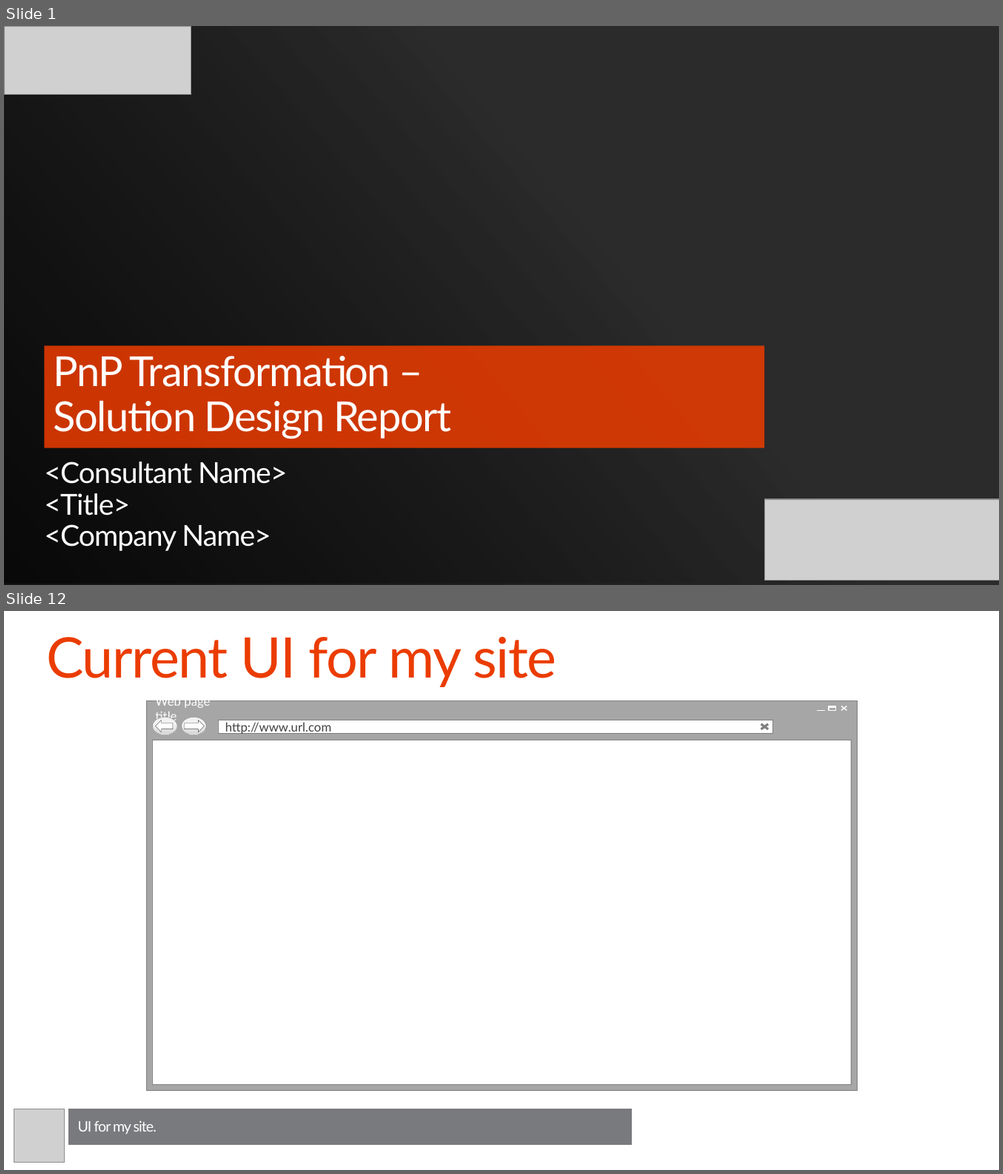
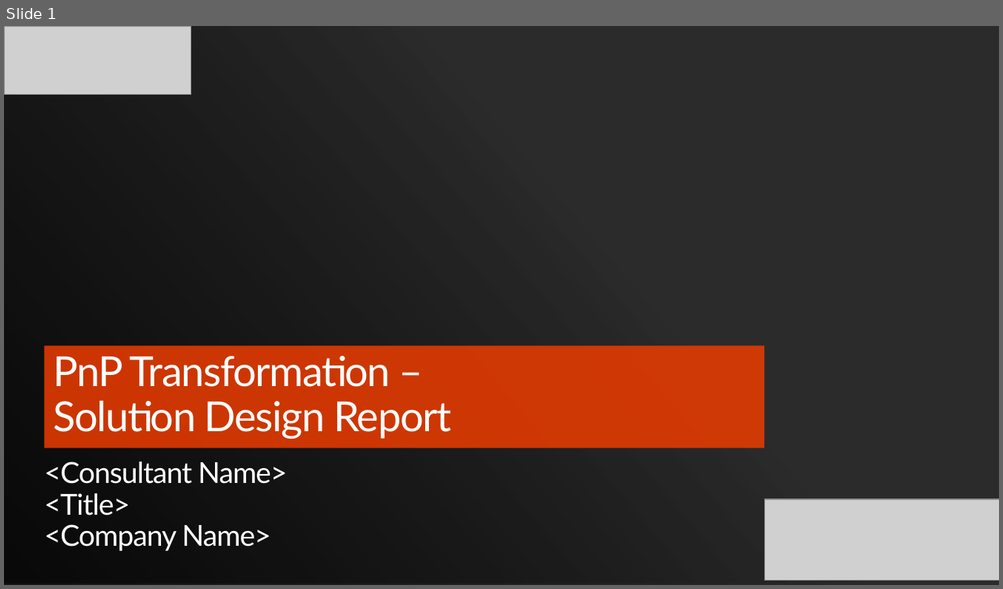
Before and after one commit to SharePoint/PnP-Guidance, a slide deck: PnP Transformation Process/Templates/Solution Design Report Presentation Template.pptx. Shown one above the other, each under a label of ours: slides 1 and 12 before the commit, slide 1 after it; the slides between them are not shown. The pictures are 1003x1174 and 1003x589 pixels, drawn with LibreOffice and Linux fonts; fonts in the diff are those of the drawing; grey boxes stand for pictures; background and template pictures are left out; a plain dark background stands for a picture behind light text. Boxes give left, top, right and bottom in pixels: in the first picture for what was removed or moved away, otherwise in the second. Text is boxed around its words. In the diff, an @@ line names an element or a change of style, - is before the commit and + after.

```diff
--- a/PnP Transformation Process/Templates/Solution Design Report Presentation Template.pptx
+++ b/PnP Transformation Process/Templates/Solution Design Report Presentation Template.pptx
@@ slide 12 removed at bbox=[4, 611, 999, 1170], background #FFFFFF @@
@@ title removed at bbox=[46, 637, 557, 687] @@
-Current UI for my site
@@ group removed at bbox=[146, 701, 856, 1091]: 6 rectangles, 4 lines, 2 ellipses, 1 text, 1 left arrow, 1 right arrow @@
-Web page title
-http://www.url.com
@@ picture removed at bbox=[14, 1110, 65, 1162] @@
@@ rectangle removed at bbox=[69, 1110, 632, 1145] @@
-UI for my site.
```
Also in this commit, not shown: 4 slides changed, 18 slides added, 38 other slides removed.
